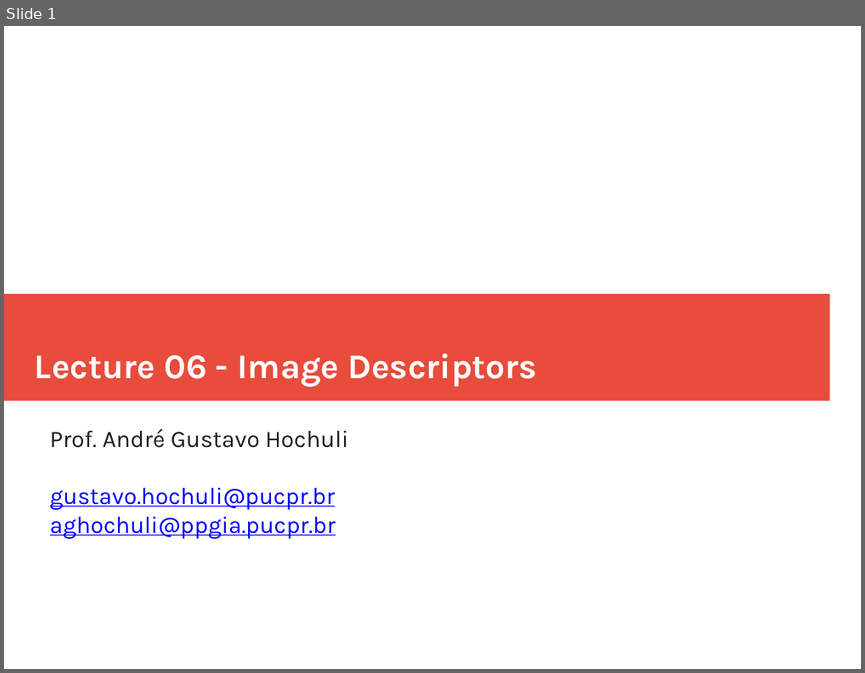
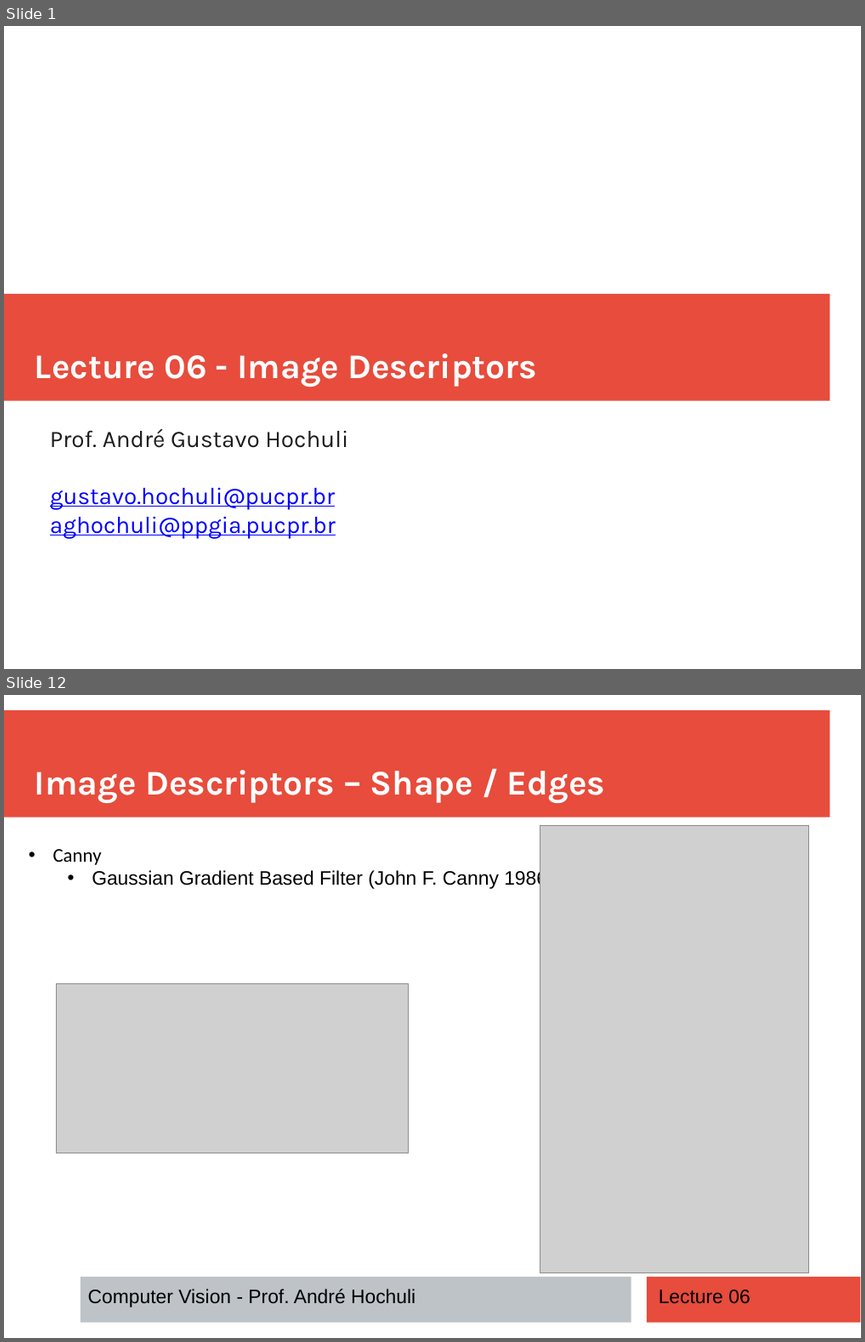
Before and after one commit to andrehochuli/teaching, a slide deck: ComputerVision/Lecture 06 - Image Descriptors/Lecture 06 - Image Descriptors.pptx. Shown one above the other, each under a label of ours: slide 1 before the commit, slides 1 and 12 after it; the slides between them are not shown. The pictures are 865x673 and 865x1342 pixels, drawn with LibreOffice and Linux fonts; fonts in the diff are those of the drawing; grey boxes stand for pictures. Boxes give left, top, right and bottom in pixels: in the first picture for what was removed or moved away, otherwise in the second. Text is boxed around its words. In the diff, an @@ line names an element or a change of style, - is before the commit and + after.

```diff
--- a/ComputerVision/Lecture 06 - Image Descriptors/Lecture 06 - Image Descriptors.pptx
+++ b/ComputerVision/Lecture 06 - Image Descriptors/Lecture 06 - Image Descriptors.pptx
@@ slide 12 added at (4, 695, 861, 1338), background #FFFFFF @@
@@ rectangle added at (4, 710, 830, 817), fill #E74C3C @@
@@ text added at (35, 770, 605, 803), 32 pt, text #FFFFFF, bold @@
+Image Descriptors – Shape / Edges
@@ picture added at (540, 826, 810, 1273) @@
@@ text added at (53, 849, 553, 890), 18 pt, text #000000 @@
+• Canny
+  • Gaussian Gradient Based Filter (John F. Canny 1986)
@@ picture added at (56, 983, 409, 1153) @@
@@ rectangle added at (80, 1276, 630, 1322), fill #BDC3C7 @@
@@ rectangle added at (647, 1276, 861, 1322), fill #E74C3C @@
@@ text added at (88, 1288, 415, 1307), 18 pt, text #000000 @@
+Computer Vision - Prof. André Hochuli
@@ text added at (658, 1289, 749, 1304), 18 pt, text #000000 @@
+Lecture 06
```
Also in this commit, not shown: 1 slide changed, 12 other slides added, 1 other file.
